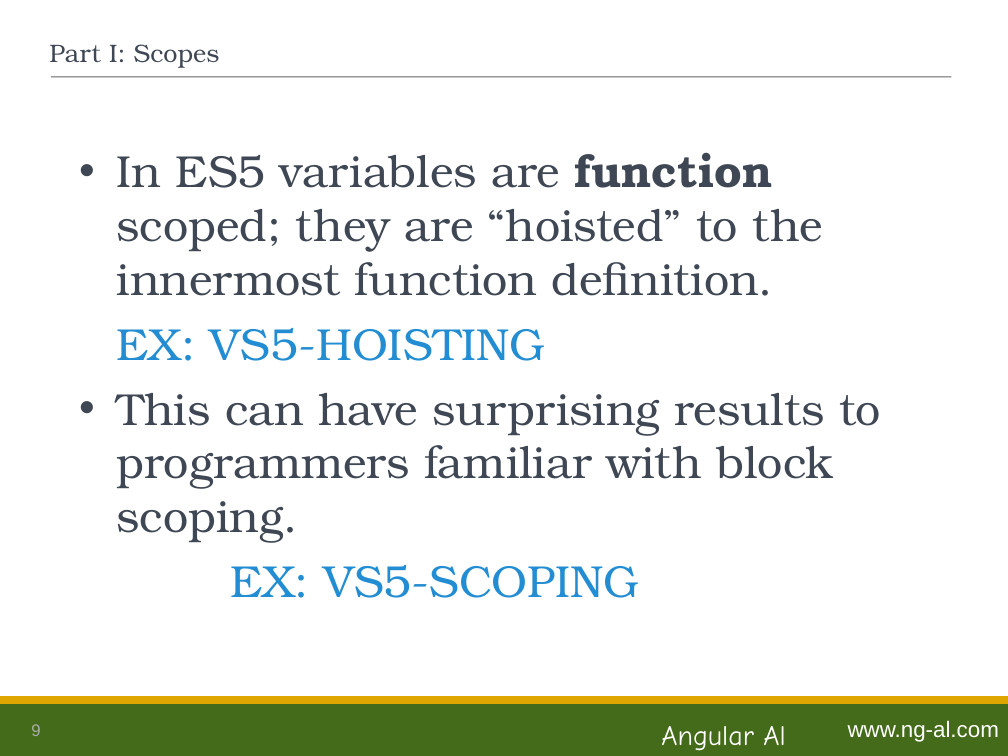
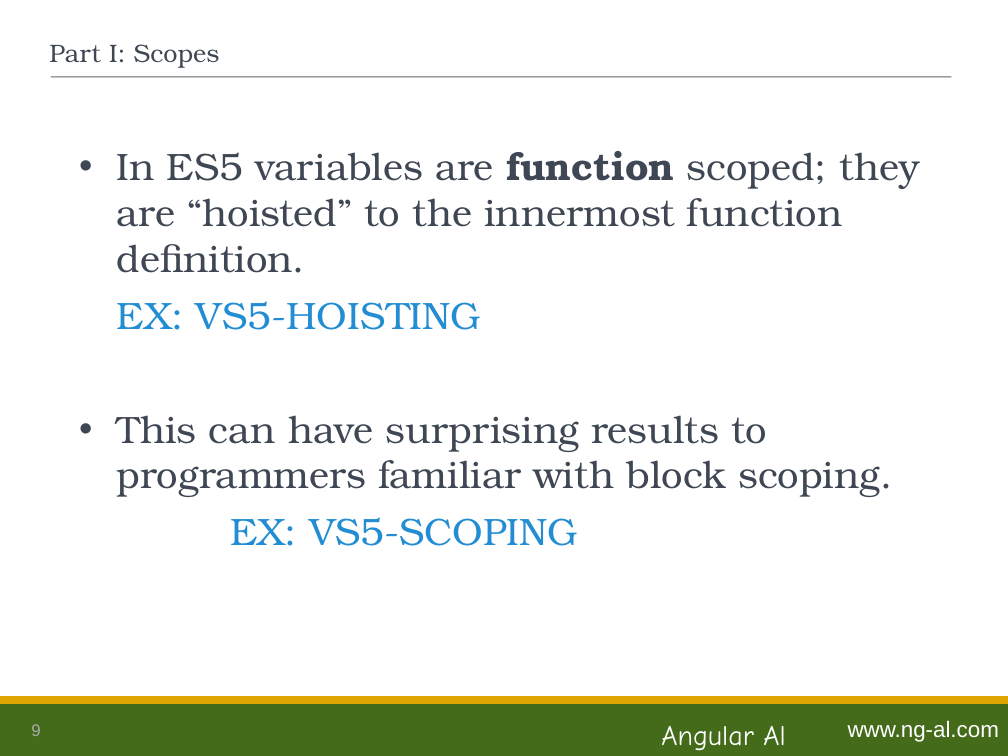
Before and after one commit to ng-al/es6-Intro, a slide deck: slide 9 of es6_Intro.ppt. Drawn at 1008x756 pixels with LibreOffice and Linux fonts; fonts in the diff are those of the drawing. Boxes give left, top, right and bottom in pixels: in the first picture for what was removed or moved away, otherwise in the second. Text is boxed around its words. In the diff, an @@ line names an element or a change of style, - is before the commit and + after.

```diff
--- a/es6_Intro.ppt
+++ b/es6_Intro.ppt
@@ text "In ES5 variables are function ..." at box(117, 151, 919, 546): size 32 to 27.2 pt @@
```
Also in this commit, not shown: 7 other slides changed, 1 slide removed.
